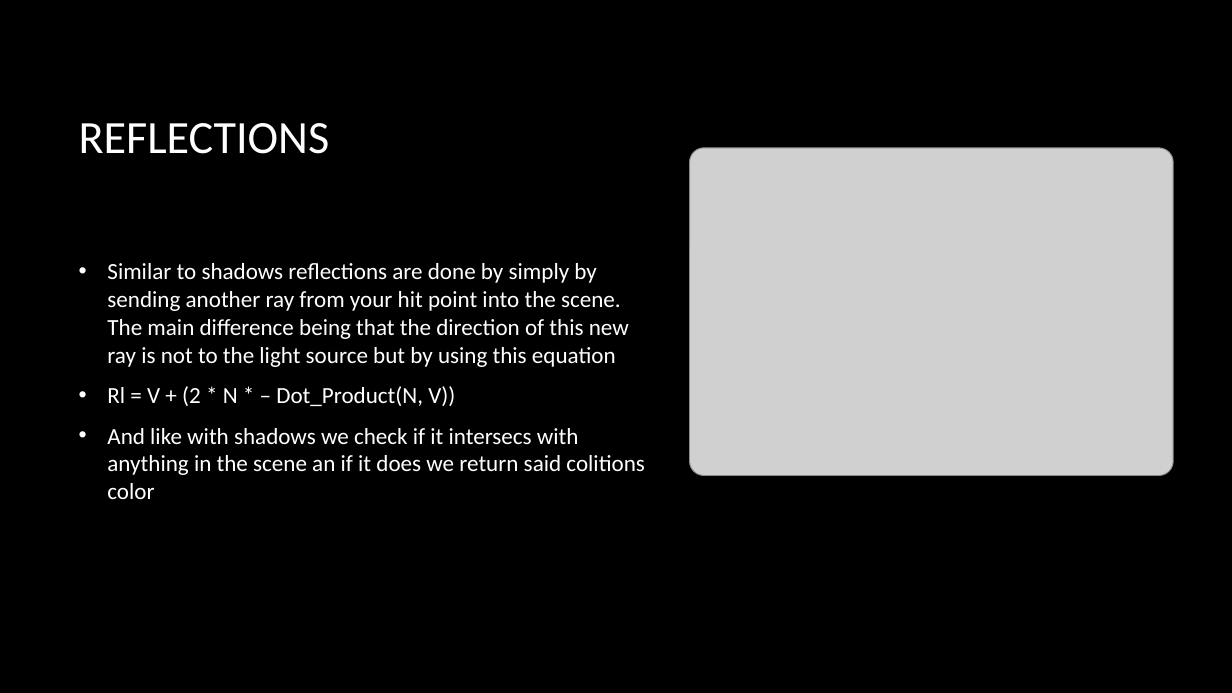
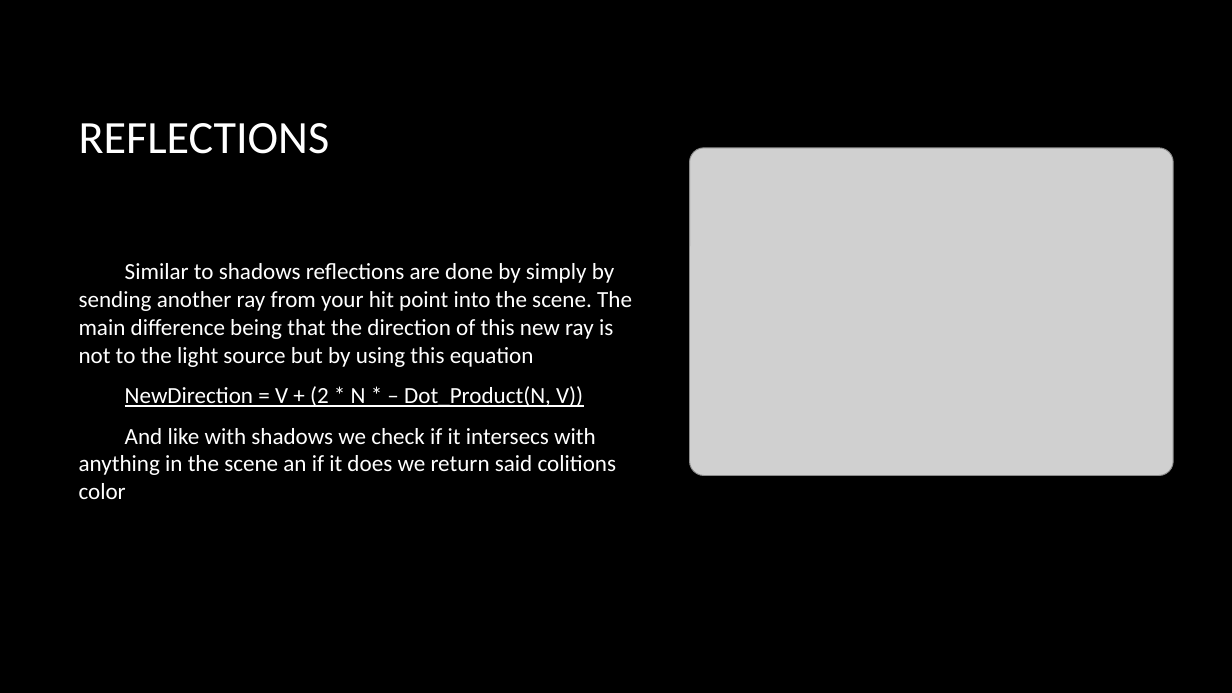
Before and after one commit to MariaPrograms/RayCasting, a slide deck: slide 6 of Graphics and Computational Programming.pptx. Drawn at 1232x693 pixels with LibreOffice and Linux fonts; fonts in the diff are those of the drawing; grey boxes stand for pictures; background and template pictures are left out. Boxes give left, top, right and bottom in pixels: in the first picture for what was removed or moved away, otherwise in the second. Text is boxed around its words. In the diff, an @@ line names an element or a change of style, - is before the commit and + after.

```diff
--- a/Graphics and Computational Programming.pptx
+++ b/Graphics and Computational Programming.pptx
@@ text at (79,263,632,499): bullet • to none @@
@@ text at (125,386,583,407): text changed @@
-• Rl = V + (2 * N * – Dot_Product(N, V))
+NewDirection = V + (2 * N * – Dot_Product(N, V))
```
Also in this commit, not shown: 5 other slides changed, 2 slides removed, 5 other files.
